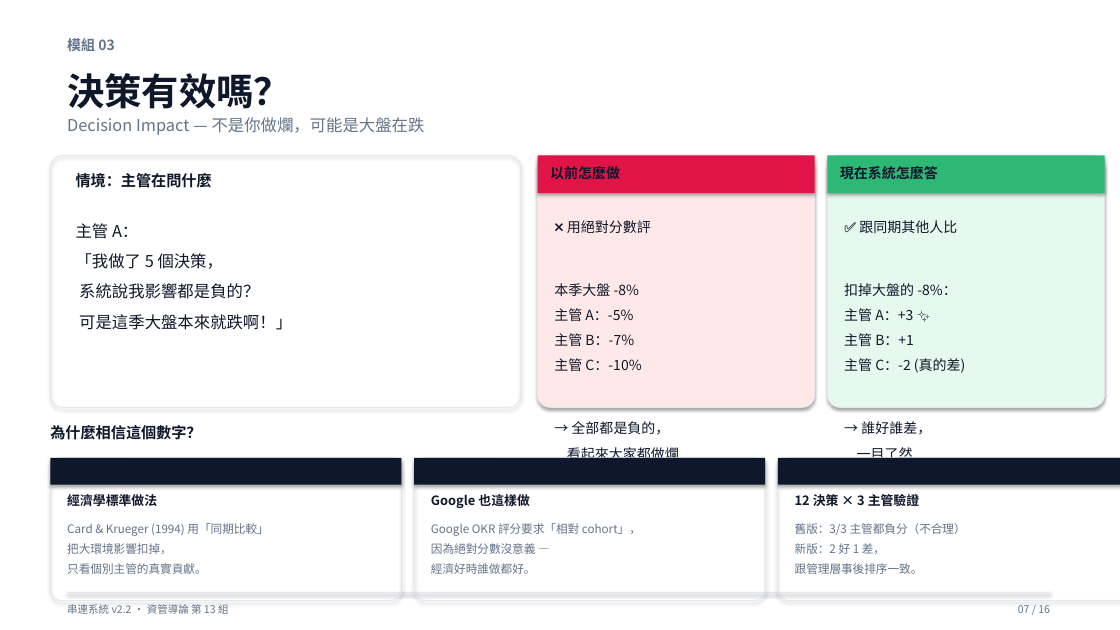
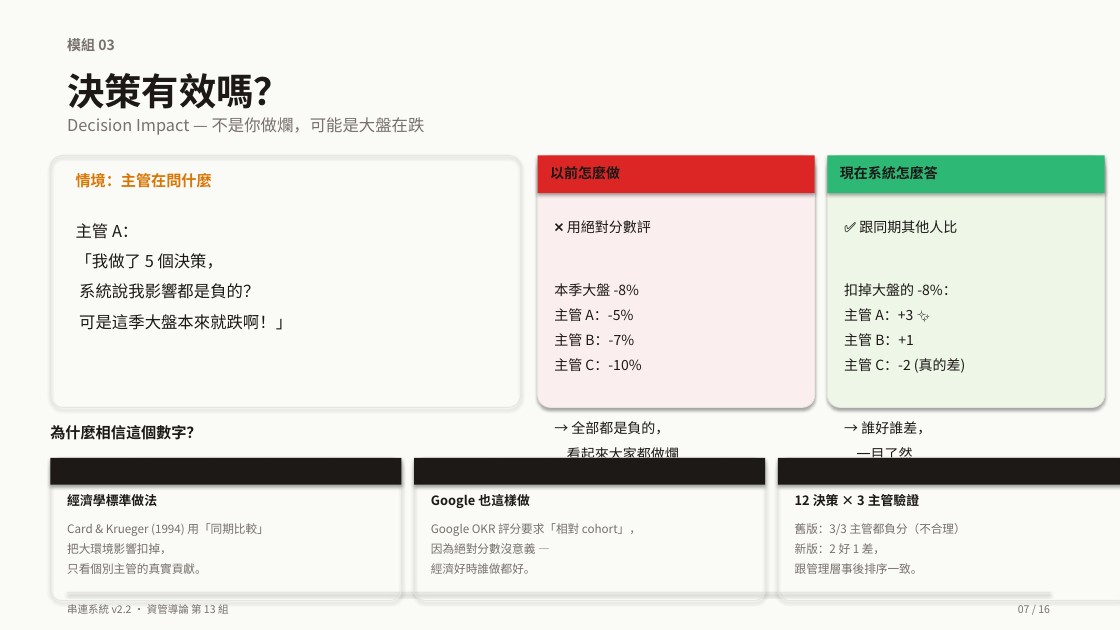
Before and after one commit to Peter2594/chuanlien-system-v2, a slide deck: slide 7 of docs/串連系統_簡報.pptx. Drawn at 1120x630 pixels with LibreOffice and Linux fonts; fonts in the diff are those of the drawing. Boxes give left, top, right and bottom in pixels: in the first picture for what was removed or moved away, otherwise in the second. Text is boxed around its words. In the diff, an @@ line names an element or a change of style, - is before the commit and + after.

```diff
--- a/docs/串連系統_簡報.pptx
+++ b/docs/串連系統_簡報.pptx
@@ rectangle at [0,0,1120,630]: fill #FFFFFF to #FAFAF7 @@
@@ text "情境：主管在問什麼" at [76,173,212,188]: text colour #0F172A to #D97706 @@
@@ rounded rectangle at [538,155,815,408]: fill #FFE8E8 to #FBEEEE; outline #E2E8F0 0.75 pt to #E7E5E0 0.75 pt @@
@@ rectangle at [538,155,815,193]: fill #E11448 to #DC2626 @@
@@ rounded rectangle at [828,155,1105,408]: fill #E6F9EF to #EEF6E8; outline #E2E8F0 0.75 pt to #E7E5E0 0.75 pt @@
@@ outline #E2E8F0 0.75 pt to #E7E5E0 0.75 pt in 4 elements at [50,155,521,408], [414,458,765,601], [778,458,1120,601], [50,458,402,601] @@
@@ fill #0F172A to #1C1917 in 3 elements at [414,458,765,485], [778,458,1120,485], [50,458,402,485] @@
@@ text colour #0F172A to #1C1917 in 10 elements at [67,73,291,109], [76,223,292,330], [550,166,620,179], [554,220,679,463], [840,166,938,179], [844,220,965,463], [50,425,201,440], [67,494,157,506], [431,494,529,508], [795,494,919,506] @@
@@ rectangle at [67,592,1050,593]: fill #E2E8F0 to #E7E5E0 @@
@@ text colour #64748B to #78716C in 7 elements at [67,37,114,55], [67,117,425,135], [67,523,268,574], [431,523,641,574], [795,523,966,574], [67,604,229,614], [1018,605,1050,613] @@
```
Also in this commit, not shown: 15 other slides changed, 1 other file.
